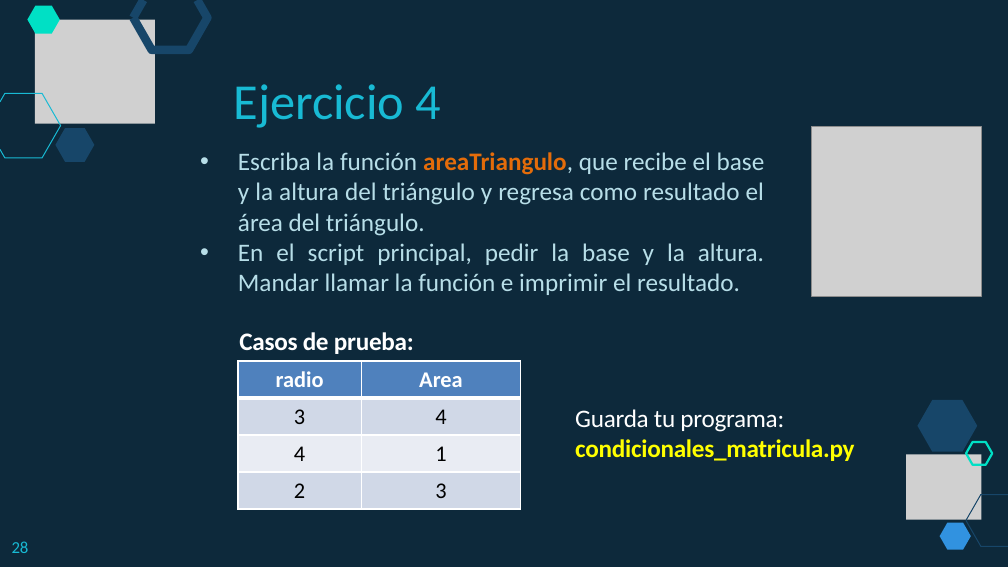
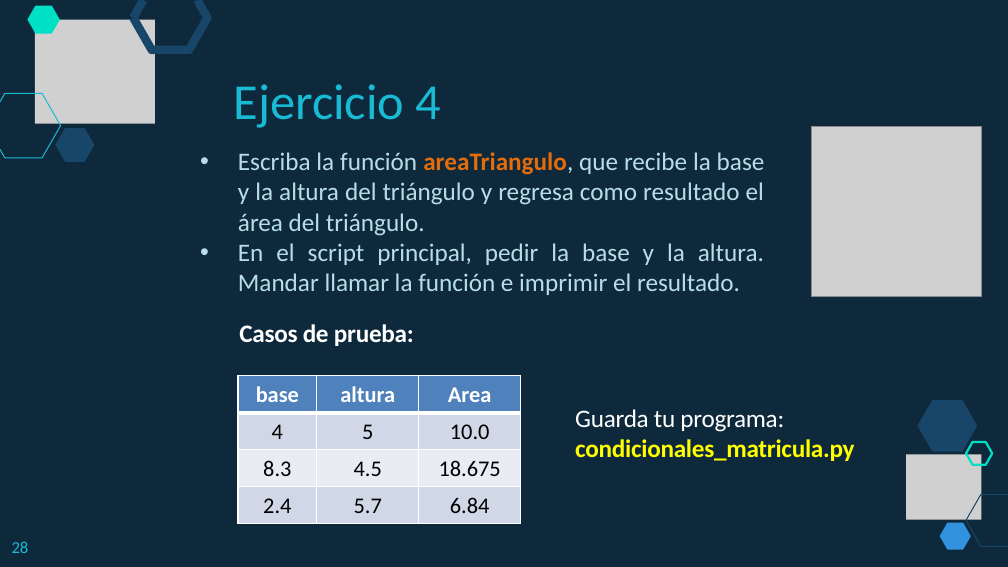
Before and after one commit to lizetheP/PensamientoC, a slide deck: slide 28 of Calendario2019/Presentaciones/Semana2/2_5_CondicionalesF.pptx. Drawn at 1008x567 pixels with LibreOffice and Linux fonts; fonts in the diff are those of the drawing; grey boxes stand for pictures. Boxes give left, top, right and bottom in pixels: in the first picture for what was removed or moved away, otherwise in the second. Text is boxed around its words. In the diff, an @@ line names an element or a change of style, - is before the commit and + after.

```diff
--- a/Calendario2019/Presentaciones/Semana2/2_5_CondicionalesF.pptx
+++ b/Calendario2019/Presentaciones/Semana2/2_5_CondicionalesF.pptx
@@ text at (238, 152, 765, 236): text changed @@
-• Escriba la función areaTriangulo, que recibe el base y la altura del triángulo y regresa como resultado el área del triángulo.
+• Escriba la función areaTriangulo, que recibe la base y la altura del triángulo y regresa como resultado el área del triángulo.
@@ text "Casos de prueba:": place and size @@
-text "Casos de prueba:" at (239, 332, 414, 354)
+text "Casos de prueba:" at (239, 324, 414, 346)
@@ table at (238, 376, 520, 524) @@
-column 1: radio | 3 | 4 | 2
-column 2: Area | 4 | 1 | 3
+column 1: base | 4 | 8.3 | 2.4
+column 2: altura | 5 | 4.5 | 5.7
+column 3: Area | 10.0 | 18.675 | 6.84
@@ table: place and size @@
-table at (238, 361, 520, 509)
+table at (238, 376, 520, 524)
```
Also in this commit, not shown: 6 other slides changed, 1 other file.
